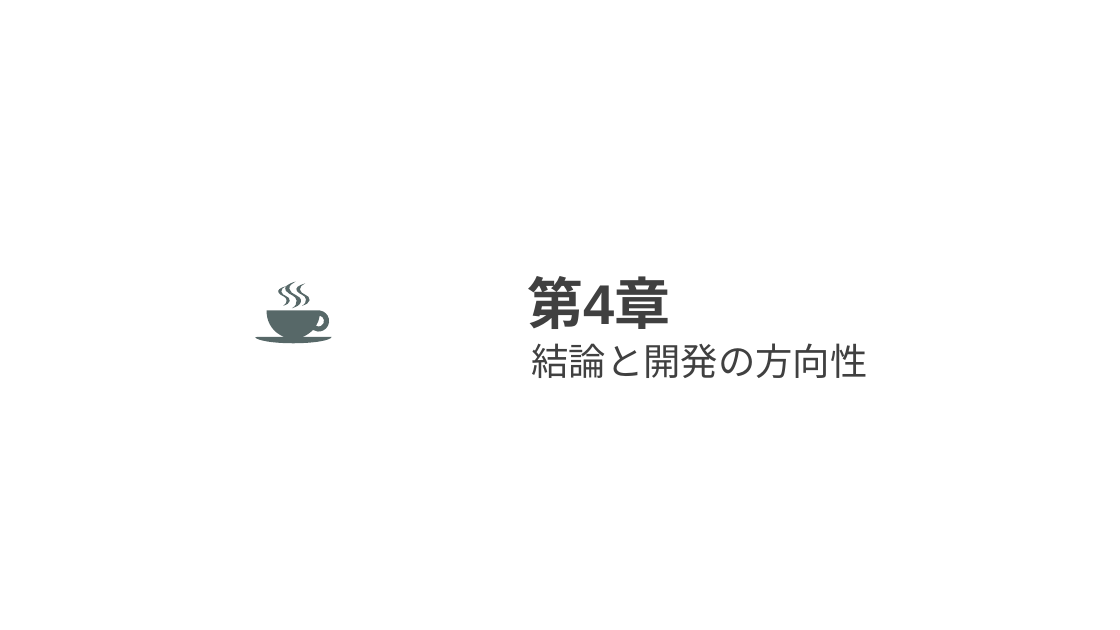
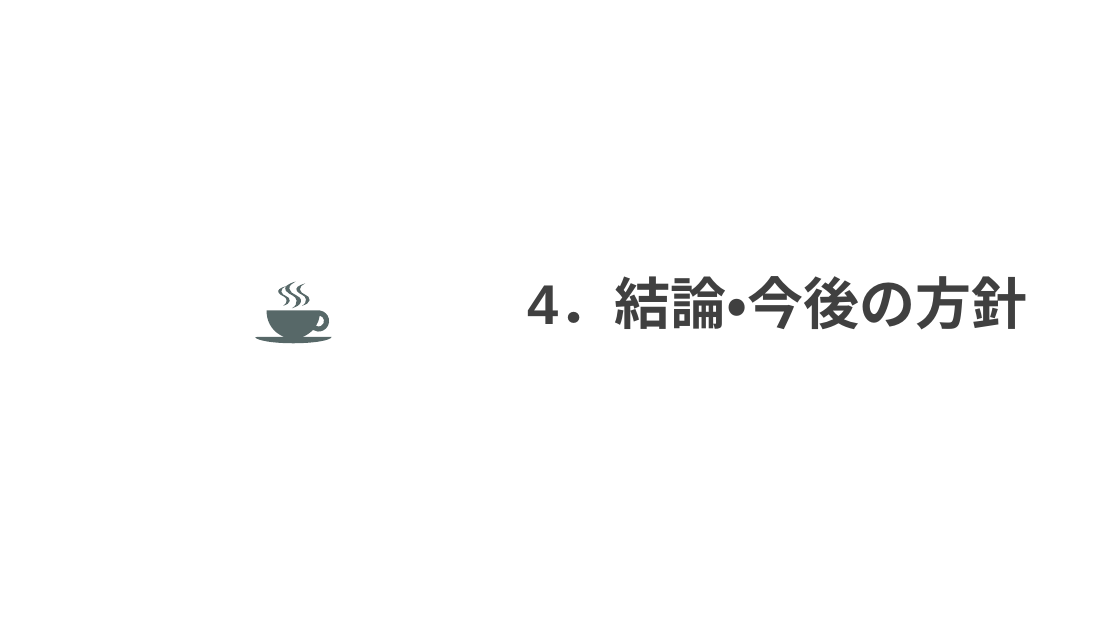
Before and after one commit to phamkhanhminhman/doan-laravel, a slide deck: slide 21 of Slide-Japanese.pptx. Drawn at 1120x630 pixels with LibreOffice and Linux fonts; fonts in the diff are those of the drawing; background and template pictures are left out. Boxes give left, top, right and bottom in pixels: in the first picture for what was removed or moved away, otherwise in the second. Text is boxed around its words. In the diff, an @@ line names an element or a change of style, - is before the commit and + after.

```diff
--- a/Slide-Japanese.pptx
+++ b/Slide-Japanese.pptx
@@ text at box(527, 280, 1027, 330): text changed @@
-第4章
+4．結論・今後の方針
@@ text removed at box(531, 343, 867, 378) @@
-結論と開発の方向性
```
Also in this commit, not shown: 12 other slides changed, 7 slides added, 7 slides removed, 10 other files.
